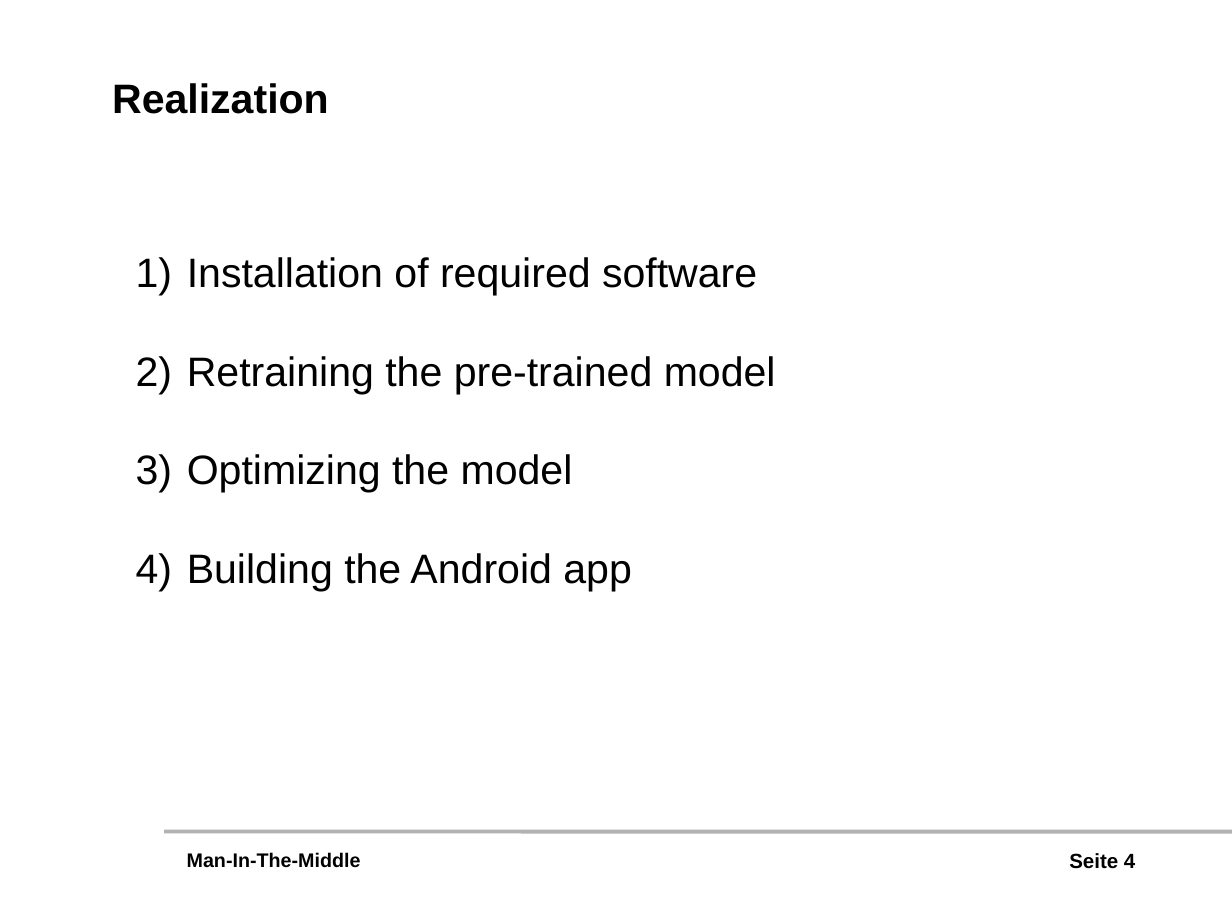
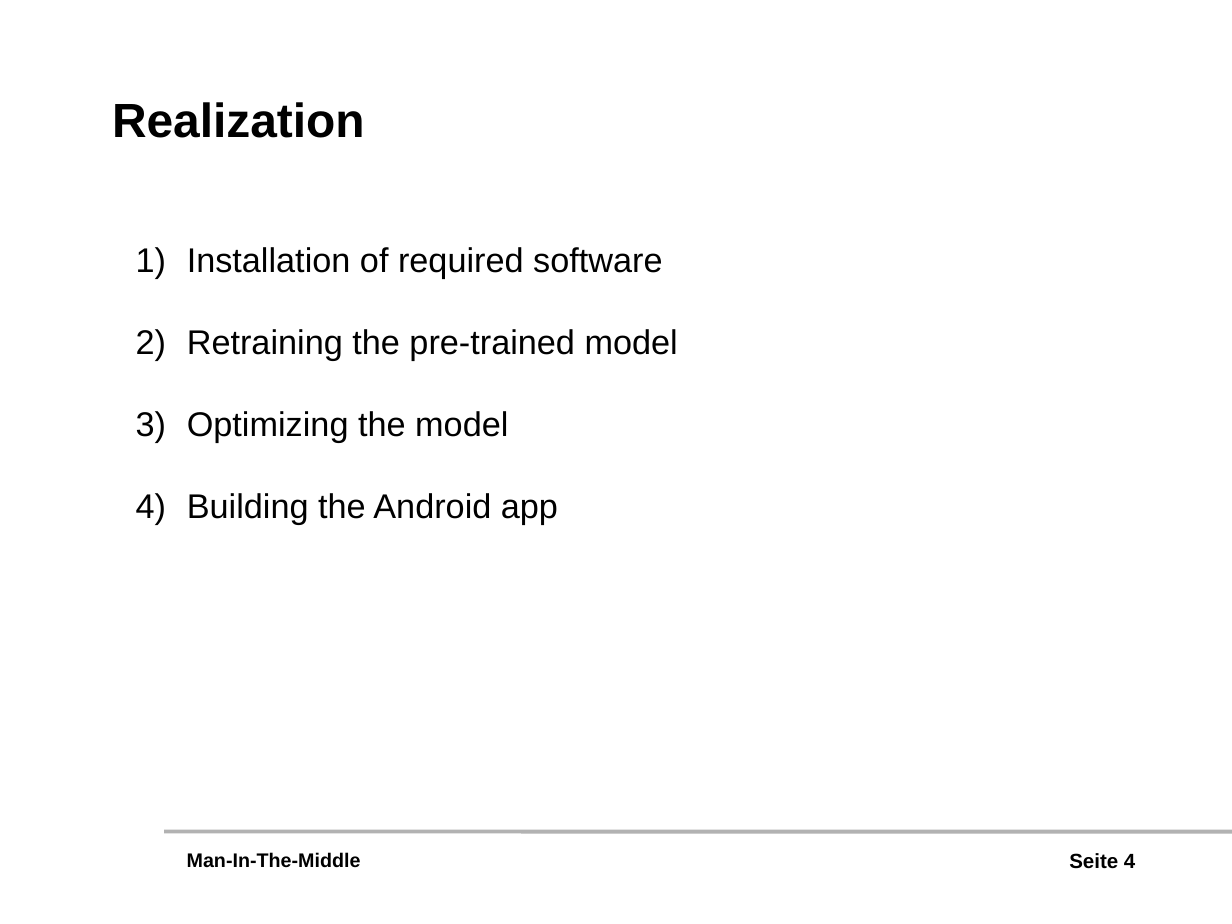
Before and after one commit to awilsee/dl, a slide deck: slide 4 of Präsentation/Präsentation.pptx. Drawn at 1232x924 pixels with LibreOffice and Linux fonts; fonts in the diff are those of the drawing; background and template pictures are left out. Boxes give left, top, right and bottom in pixels: in the first picture for what was removed or moved away, otherwise in the second. Text is boxed around its words. In the diff, an @@ line names an element or a change of style, - is before the commit and + after.

Commit message:
Text Size

```diff
--- a/Präsentation/Präsentation.pptx
+++ b/Präsentation/Präsentation.pptx
@@ text "Realization": place and size @@
-text "Realization" at (112,83,329,114)
+text "Realization" at (112,102,365,138)
@@ text "Realization" at (112,102,365,138): size 24 to 28 pt @@
@@ text "Installation of required software" at (187,247,678,525): size 24 to 20 pt @@
```
Also in this commit, not shown: 2 other slides changed.
